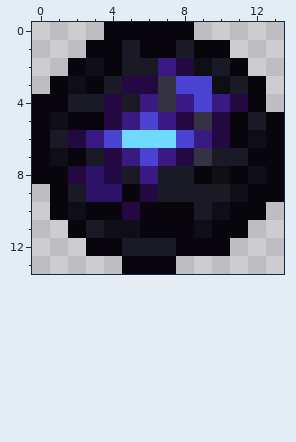
One commit to this pixel-art sprite: Items/BossSummons/LargeGeode.png. Above: the version before the commit.
The file is 28x28 pixels, drawn in blocks of 2x2; one block is one cell here. Colours within 5 levels of each other are drawn and written as one.
The same view after the edit:
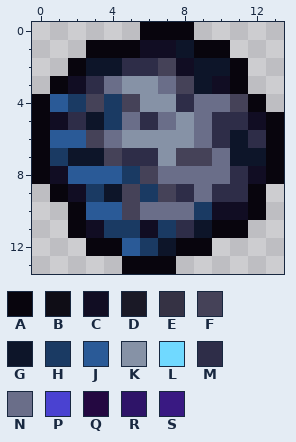
Palette (. is transparent): A #08050d  B #0f0d16  C #110d23  D #1a1926  E #353244  F #454258  G #0d1529  H #1a3a63  J #2a5a97  K #8692a6  L #70d9ff  M #2e2d48  N #6a6e89  P #4a42d1  Q #240841  R #2e1468  S #391982
Changes in this commit:
Changed rows in their new state; - is an unchanged pixel.
first column x 1:
 0 ---..--------
 1 ----ACCG-----
 2 --GGMMFCGG---
 3 -CMNKKNFGCA.-
 4 JHFHFKKMNNF--
 5 CMGHNMNKNMMC-
 6 JJFNKKKKNMGM-
 7 HGGFMMKFFNGG-
 8 CJJJHFNNNNMC-
 9 -CHGFHFMNMM-.
10 .AJJFNNNHCC--
11 --CHHCHMG----
12 ----JHG--.---
